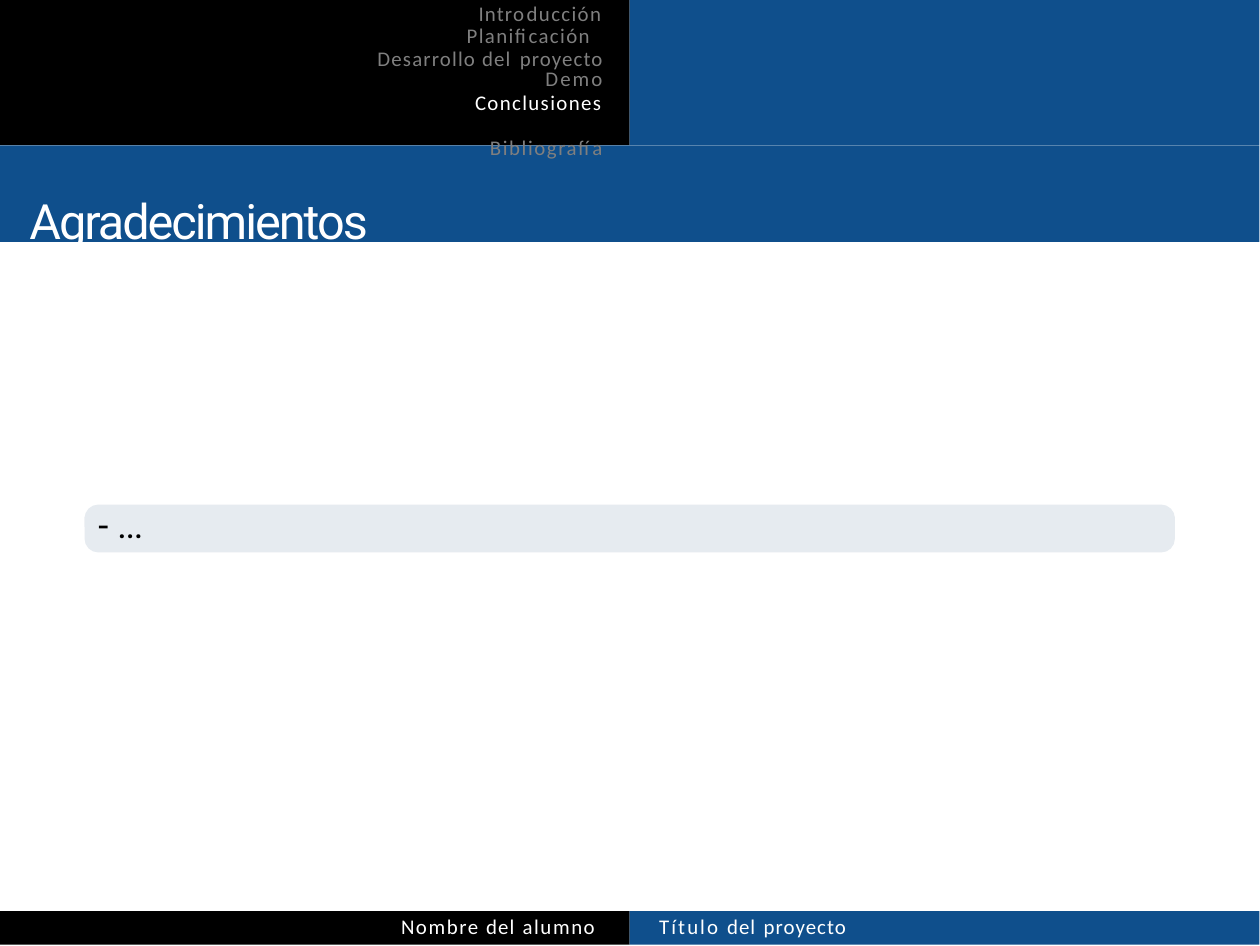
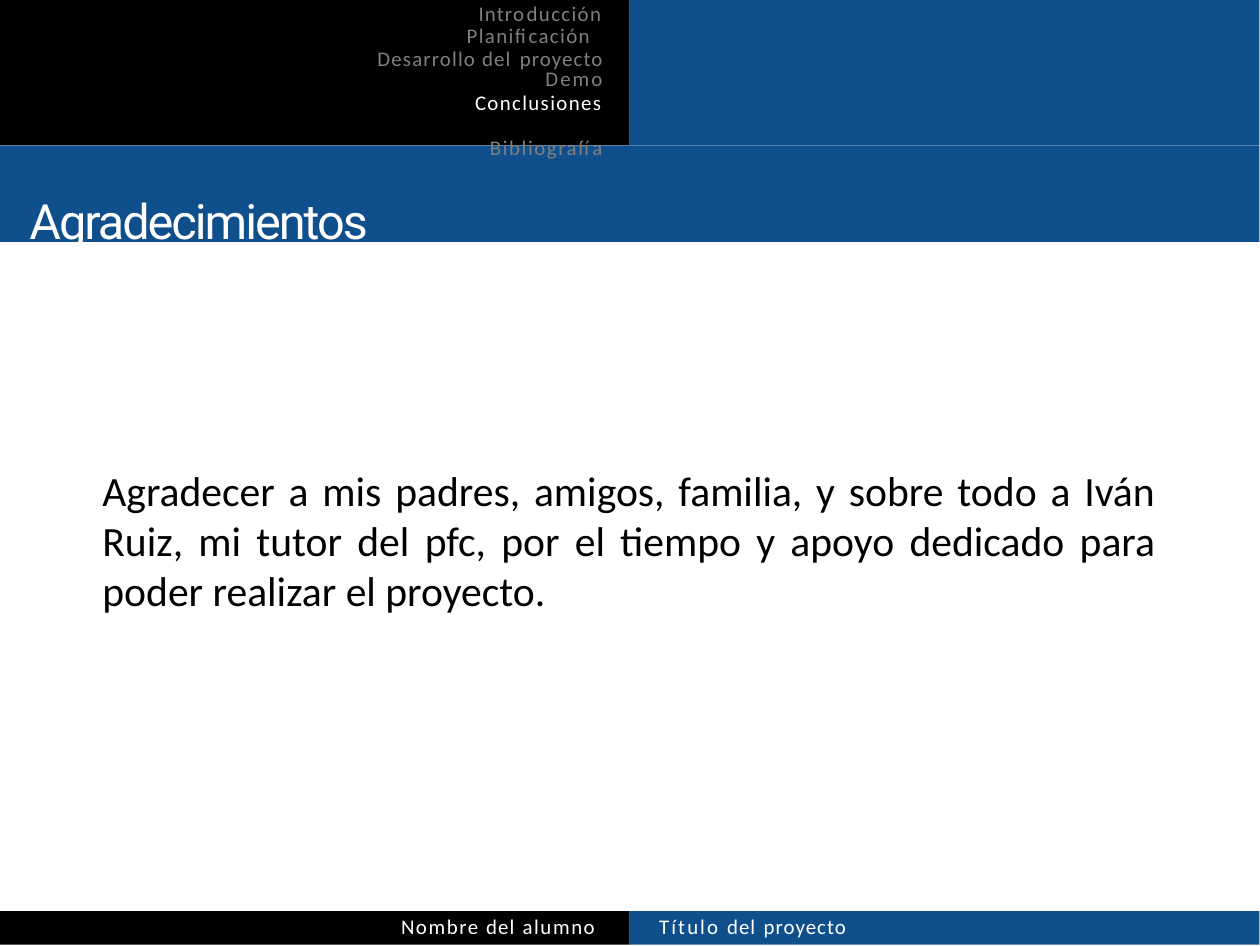
Before and after one commit to kodorniz/jUCAbox_PFC, a slide deck: slide 28 of doc/plantilla-presentacion.pptx (slide 24 before the commit). Drawn at 1260x946 pixels with LibreOffice and Linux fonts; fonts in the diff are those of the drawing. Boxes give left, top, right and bottom in pixels: in the first picture for what was removed or moved away, otherwise in the second. Text is boxed around its words. In the diff, an @@ line names an element or a change of style, - is before the commit and + after.

```diff
--- a/doc/plantilla-presentacion.pptx
+++ b/doc/plantilla-presentacion.pptx
@@ text added at box(102, 477, 1155, 613), 12 pt, text #000000 @@
+Agradecer a mis padres, amigos, familia, y sobre todo a Iván Ruiz, mi tutor del pfc, por el tiempo y apoyo dedicado para poder realizar el proyecto.
@@ freeform shape removed at box(85, 505, 1175, 528) @@
@@ text removed at box(95, 502, 158, 555) @@
-- ...
@@ freeform shape removed at box(85, 518, 1175, 552) @@
```
Also in this commit, not shown: 10 other slides changed, 4 slides added, 1 other file.
